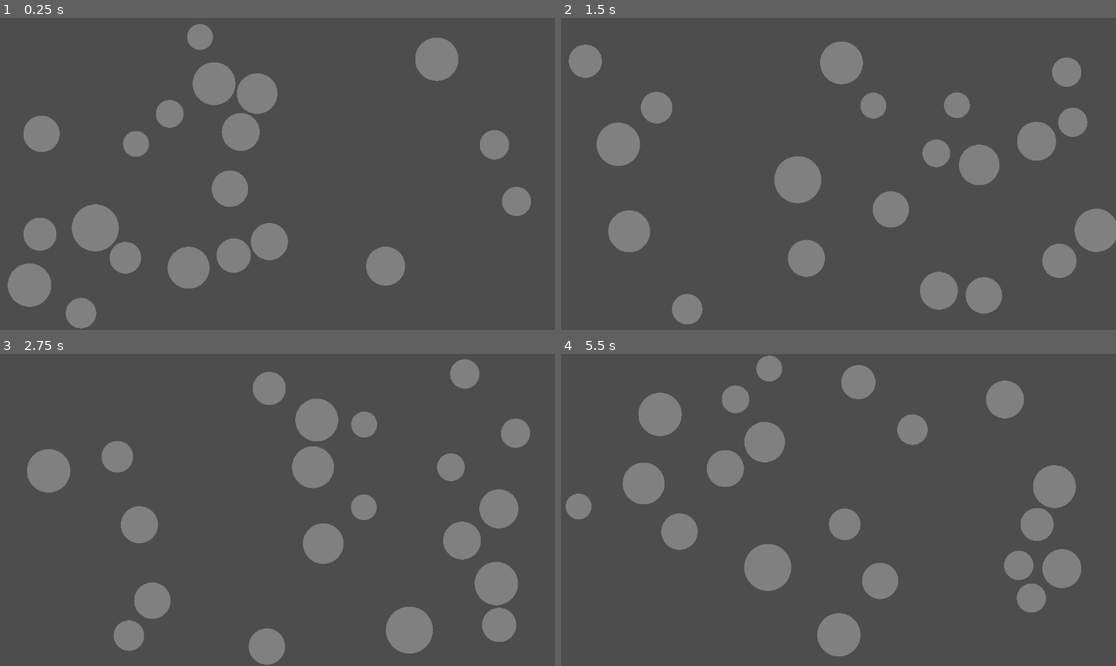
Above: before the commit, frames 1-4 (two rows, left to right).
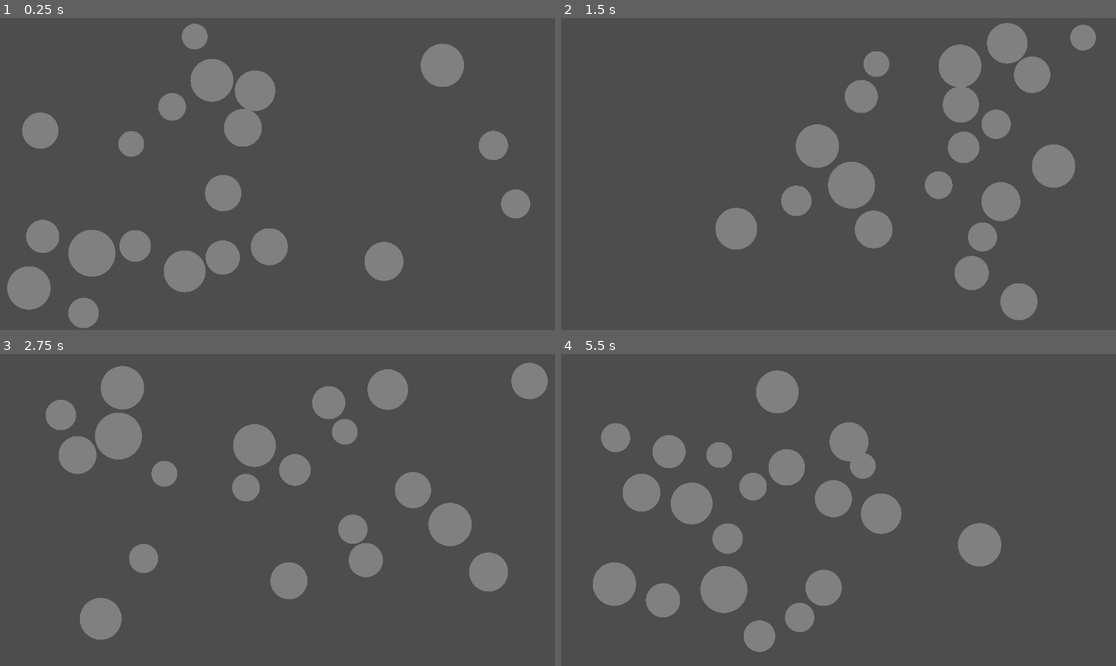
Above: after the commit, the same moments.

Repository: Meyhem/gd-ball-sim
Game: Godot game, scene res://scenes/root.tscn
Same seed, same stepped clock (60 frames per second), same inputs: the game is played once before the commit and once after it.
Inputs (mouse positions are in pixels of both pictures, inside the frame that each line leads up to):
- Up to frame 1 (0.25 s): no input
- Up to frame 2 (1.5 s): move the mouse to (960, 158) at 0.52 s; click (960, 158) at 0.67 s; move the mouse to (727, 189) at 1.27 s; click (727, 189) at 1.42 s
- Up to frame 3 (2.75 s): move the mouse to (333, 441) at 2.02 s; click (333, 441) at 2.17 s
- Up to frame 4 (5.5 s): move the mouse to (810, 572) at 2.77 s; click (810, 572) at 2.92 s; move the mouse to (1005, 556) at 3.52 s; click (1005, 556) at 3.67 s; move the mouse to (672, 463) at 4.27 s; click (672, 463) at 4.42 s; move the mouse to (866, 510) at 5.02 s; click (866, 510) at 5.17 s

The runs differ from the first frame. In frame 1, 5.4% of the frame differs, in the area x 1-96%, y 1-100%; in frame 2, 21%; in frame 3, 21%; in frame 4, 22%, in the area x 0-94%, y 0-97%.

Commit message:
Add click impulse logic for balls towards click position

Diff:
--- a/scenes/ball.tscn
+++ b/scenes/ball.tscn
@@ -16,6 +16,7 @@
 physics_material_override = SubResource("PhysicsMaterial_cxlvu")
 gravity_scale = 0.0
 linear_damp_mode = 1
+linear_damp = 1.0
 script = ExtResource("1_cxlvu")
 
 [node name="CollisionShape2D" type="CollisionShape2D" parent="." unique_id=1502138511]
--- a/scenes/root.gd
+++ b/scenes/root.gd
@@ -4,6 +4,7 @@
 # Called when the node enters the scene tree for the first time.
 func _ready() -> void:
 	randomize()
+	set_process_input(true)
 	var ball_scene = preload("res://scenes/ball.tscn")
 	var screen_size = get_viewport().get_visible_rect().size
 	for i in range(20):
@@ -17,3 +18,16 @@
 # Called every frame. 'delta' is the elapsed time since the previous frame.
 func _process(delta: float) -> void:
 	pass
+
+
+func _input(event: InputEvent) -> void:
+	if event is InputEventMouseButton and event.pressed and event.button_index == MOUSE_BUTTON_LEFT:
+		var click_pos_viewport = get_viewport().get_mouse_position()
+		var camera = get_viewport().get_camera_2d()
+		var click_pos_world = camera.get_viewport_transform().affine_inverse() * click_pos_viewport
+		for child in get_children():
+			if child is RigidBody2D:
+				var direction = (click_pos_world - child.global_position).normalized()
+				var impulse_strength = 1000.0
+				var impulse = direction * impulse_strength
+				child.apply_central_impulse(impulse)
